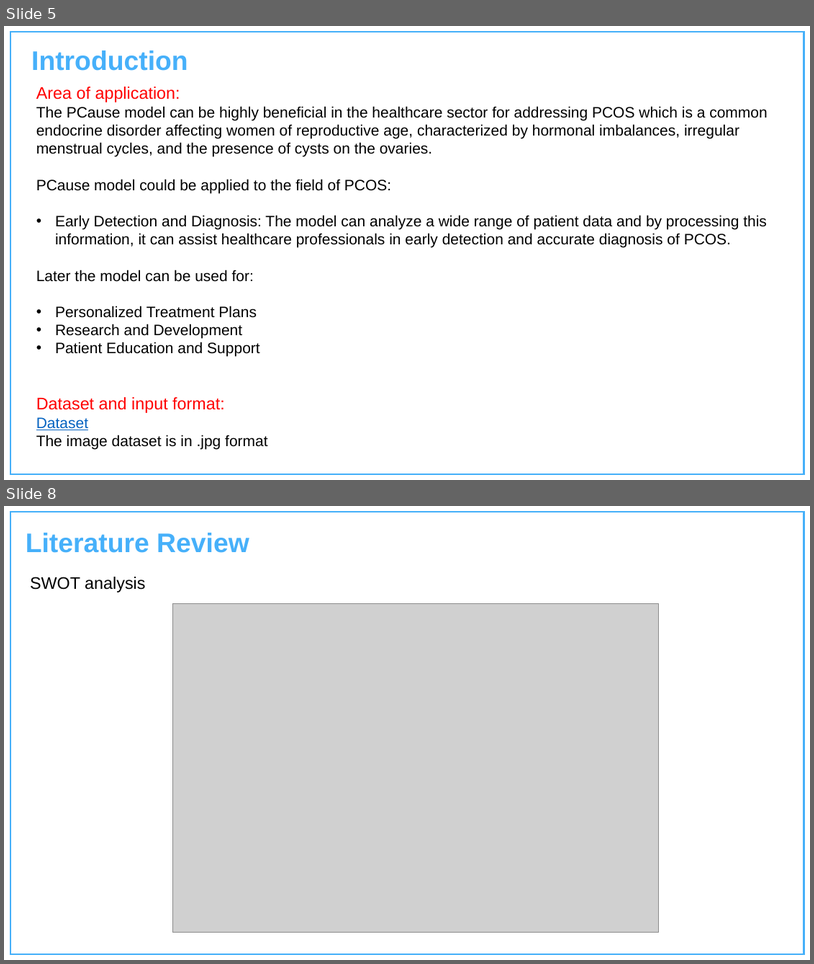
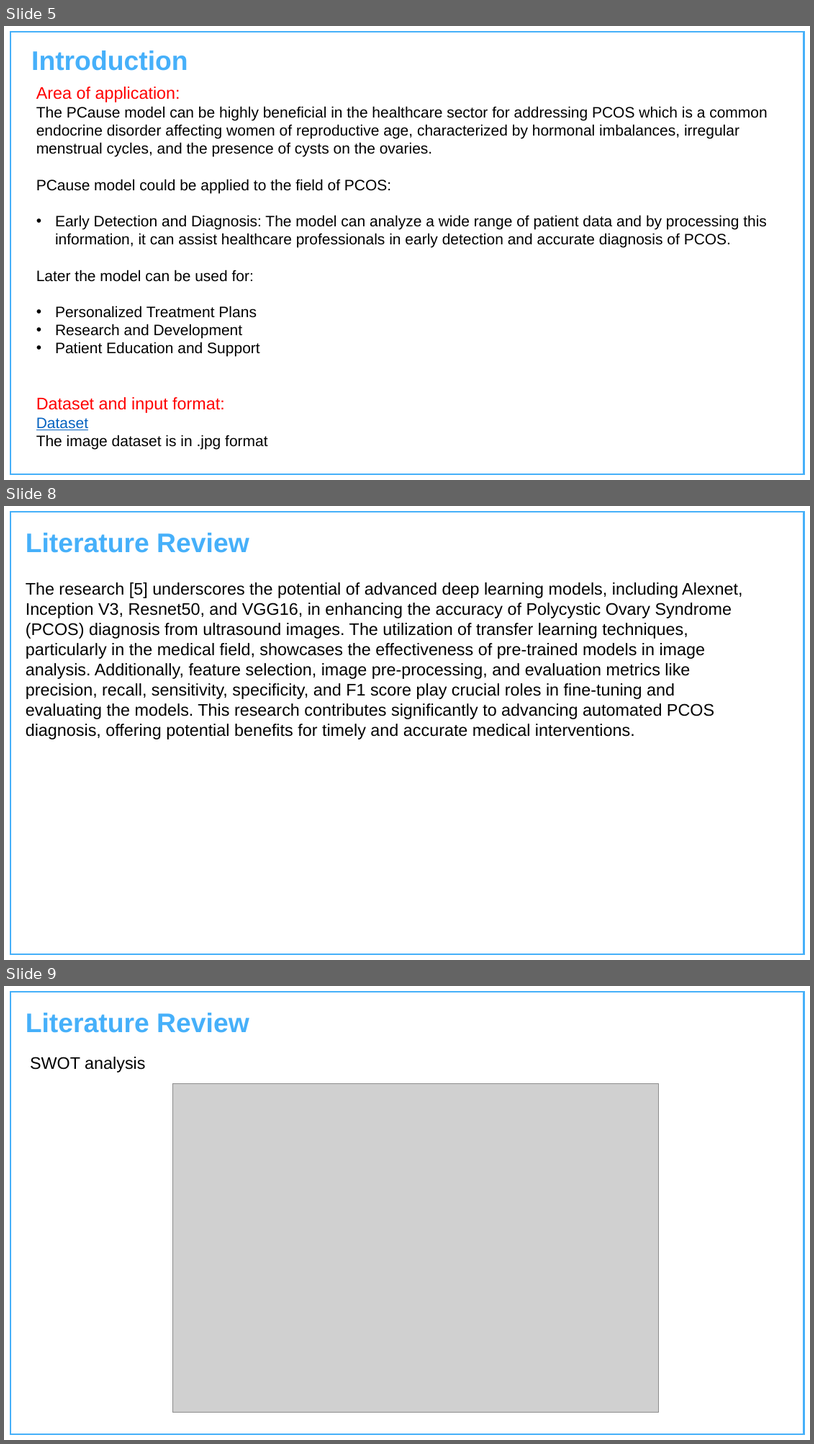
Before and after one commit to Charu-2718/PCause, a slide deck: Presentation.pptx. Shown one above the other, each under a label of ours: slides 5 and 8 before the commit, slides 5, 8 and 9 after it; the slides between them are not shown. The pictures are 814x964 and 814x1444 pixels, drawn with LibreOffice and Linux fonts; fonts in the diff are those of the drawing; grey boxes stand for pictures; background and template pictures are left out. Boxes give left, top, right and bottom in pixels: in the first picture for what was removed or moved away, otherwise in the second. Text is boxed around its words. In the diff, an @@ line names an element or a change of style, - is before the commit and + after.

```diff
--- a/Presentation.pptx
+++ b/Presentation.pptx
@@ slide 8 added at (x1=4, y1=506, x2=810, y2=960), background #FFFFFF; not listed: 1 template element that a slide beside it also shows @@
@@ text added at (x1=26, y1=533, x2=250, y2=553), 32 pt, text #46B0FA, bold @@
+Literature Review
@@ text added at (x1=26, y1=582, x2=743, y2=739), 20 pt, text #000000 @@
+The research [5] underscores the potential of advanced deep learning models, including Alexnet, Inception V3, Resnet50, and VGG16, in enhancing the accuracy of Polycystic Ovary Syndrome (PCOS) diagnosis from ultrasound images. The utilization of transfer learning techniques, particularly in the medical field, showcases the effectiveness of pre-trained models in image analysis. Additionally, feature selection, image pre-processing, and evaluation metrics like precision, recall, sensitivity, specificity, and F1 score play crucial roles in fine-tuning and evaluating the models. This research contributes significantly to advancing automated PCOS diagnosis, offering potential benefits for timely and accurate medical interventions.
@@ what was slide 8 is now slide 9 @@
```
Also in this commit, not shown: 3 slides changed, 2 other files.
